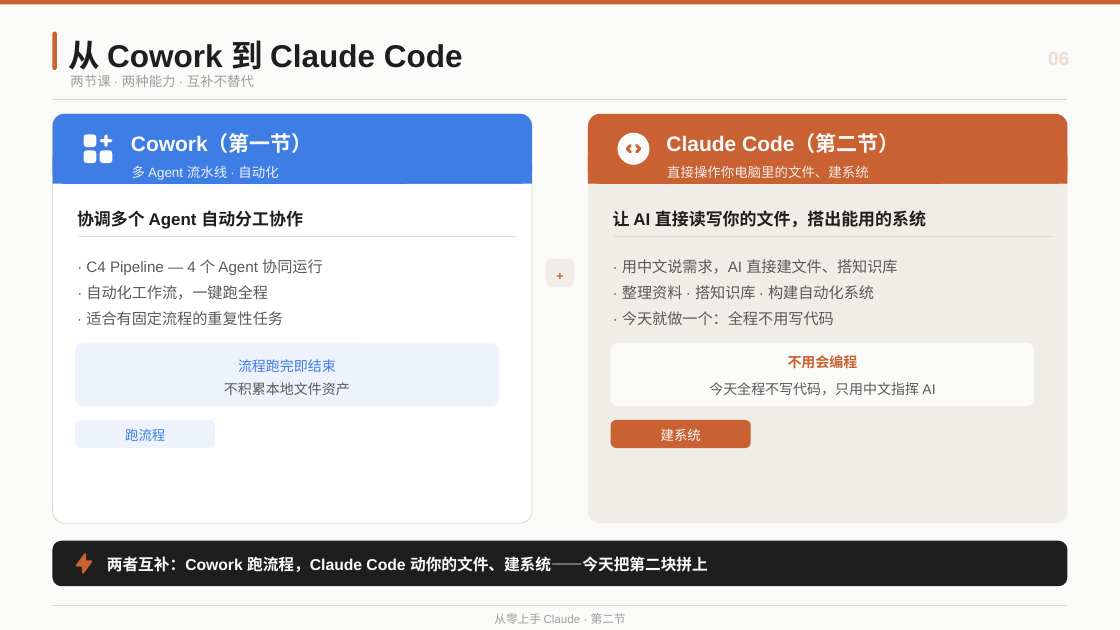
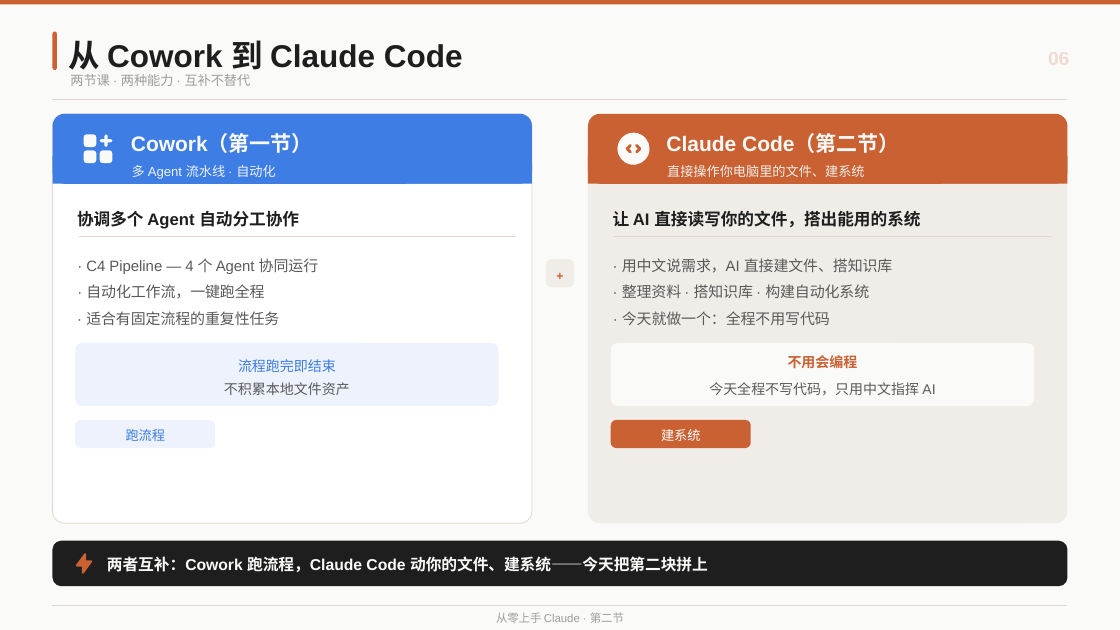
Before and after one commit to austinxyz/course-portal, a slide deck: slide 6 of dl/claude_course_s2.pptx. Drawn at 1120x630 pixels with LibreOffice and Linux fonts; fonts in the diff are those of the drawing. Boxes give left, top, right and bottom in pixels: in the first picture for what was removed or moved away, otherwise in the second. Text is boxed around its words. In the diff, an @@ line names an element or a change of style, - is before the commit and + after.

```diff
--- a/dl/claude_course_s2.pptx
+++ b/dl/claude_course_s2.pptx
@@ text "协调多个 Agent 自动分工协作" at [77, 211, 299, 229]: size 14.5 to 14.2 pt @@
@@ text "让 AI 直接读写你的文件，搭出能用的系统" at [613, 211, 920, 227]: size 14.5 to 14.2 pt @@
@@ size 13 to 12.8 pt in 6 elements at [86, 258, 318, 274], [86, 284, 264, 299], [86, 311, 279, 325], [622, 258, 893, 273], [622, 284, 869, 298], [622, 311, 830, 325] @@
@@ size 11.5 to 11.2 pt in 5 elements at [70, 74, 251, 86], [132, 165, 276, 179], [126, 429, 166, 441], [667, 165, 865, 177], [661, 429, 701, 441] @@
@@ text "从零上手 Claude · 第二节" at [496, 612, 624, 623]: size 10 to 9.8 pt @@
```
Also in this commit, not shown: 22 other slides changed, 1 other file.
